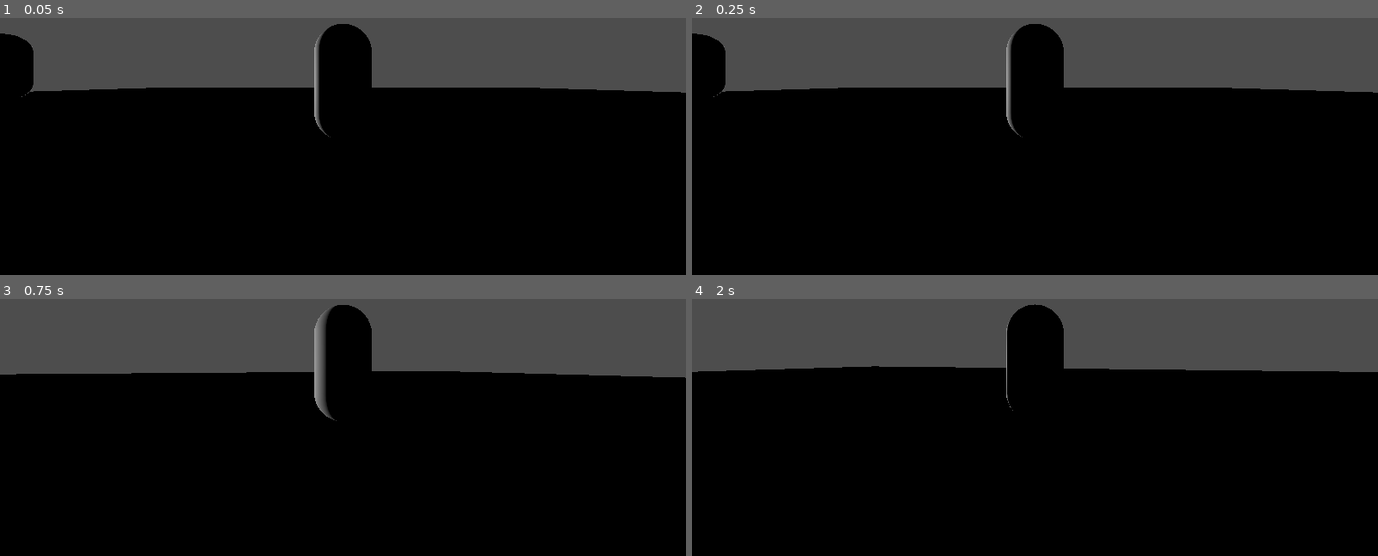
Above: before the commit, frames 1-4 (two rows, left to right).
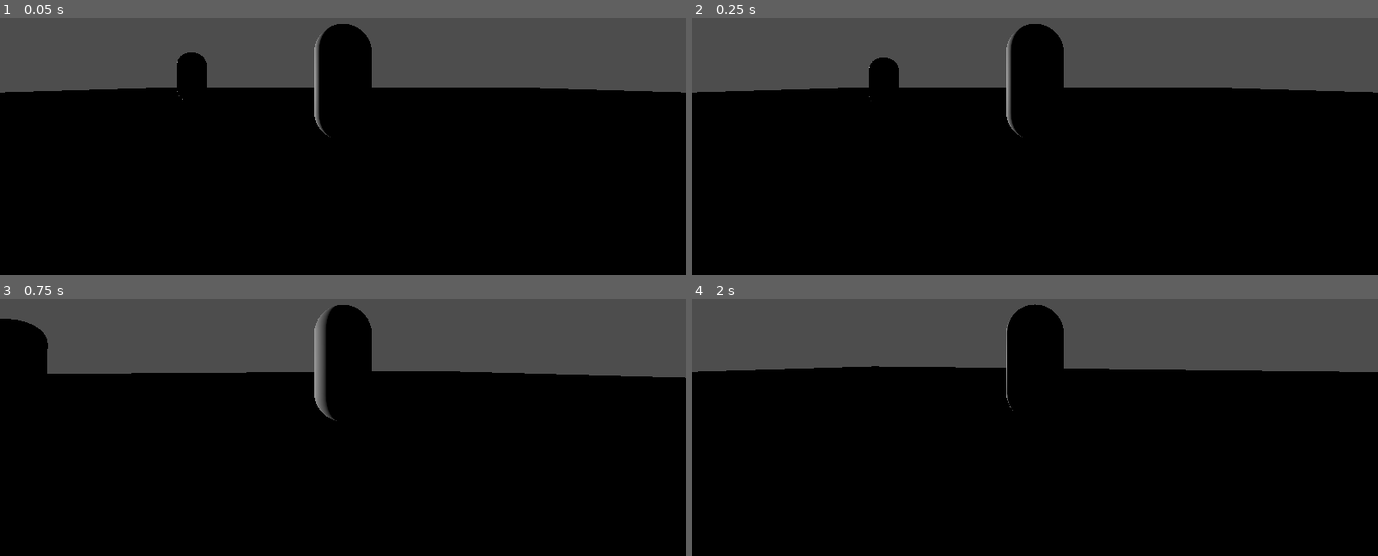
Above: after the commit, the same moments.

Repository: Emulai/bubble-gladiator
Game: Godot game, scene res://physics_test.tscn
Two runs of this game, one before a commit and one after it. Both use one fixed random seed, a clock stepped at 60 frames per second and the inputs below. This scene is started directly instead of the project's main scene.
Inputs (mouse positions are in pixels of both pictures, inside the frame that each line leads up to):
- Up to frame 1 (0.05 s): no input
- Up to frame 2 (0.25 s): no input
- Up to frame 3 (0.75 s): tap Enter at 0.5 s; move the mouse to (377, 360) at 0.52 s; hold W (move_forward) from 0.53 s (still down)
- Up to frame 4 (2 s): keep holding W (move_forward); move the mouse to (1000, 365) at 1.27 s

The runs differ from the first frame. In frame 1, 1.6% of the frame differs, in the area x 0-31%, y 6-32%; in frame 2, 1.5%; in frame 3, 1.4%; in frame 4, nothing differs.

Commit message:
Implemented initial launch physics

Diff:
--- a/bubblegladiator/bubblegladiator/physics_test.tscn
+++ b/bubblegladiator/bubblegladiator/physics_test.tscn
@@ -1,20 +1,18 @@
-[gd_scene load_steps=8 format=3 uid="uid://dmha124cw2rml"]
+[gd_scene load_steps=8 format=3 uid="uid://c84agbstklbd0"]
 
-[ext_resource type="PackedScene" uid="uid://bqwaxyfetwqoq" path="res://player_controller.tscn" id="1_2sp0f"]
+[ext_resource type="PackedScene" uid="uid://c2vbo4wtognle" path="res://player_controller.tscn" id="1_2sp0f"]
 [ext_resource type="Script" path="res://scripts/npc_controller.gd" id="2_2wby6"]
 
 [sub_resource type="StandardMaterial3D" id="StandardMaterial3D_5j43k"]
 albedo_color = Color(0.623529, 1, 0.486275, 1)
 
-[sub_resource type="CapsuleShape3D" id="CapsuleShape3D_2e2u3"]
+[sub_resource type="BoxShape3D" id="BoxShape3D_0jd3t"]
 
-[sub_resource type="StandardMaterial3D" id="StandardMaterial3D_mctei"]
-albedo_color = Color(0.403922, 0.388235, 0.447059, 1)
+[sub_resource type="BoxMesh" id="BoxMesh_sdhas"]
 
-[sub_resource type="CapsuleMesh" id="CapsuleMesh_bq7rd"]
-material = SubResource("StandardMaterial3D_mctei")
+[sub_resource type="CapsuleShape3D" id="CapsuleShape3D_hrdt5"]
 
-[sub_resource type="CapsuleShape3D" id="CapsuleShape3D_i8l37"]
+[sub_resource type="CapsuleMesh" id="CapsuleMesh_0w2dj"]
 
 [node name="Node3D" type="Node3D"]
 
@@ -30,22 +28,32 @@
 [node name="DirectionalLight3D" type="DirectionalLight3D" parent="."]
 transform = Transform3D(-0.758169, 0, -0.652059, 0, 1, 0, 0.652059, 0, -0.758169, -71.2988, 15.3787, -55.6778)
 
-[node name="NPC" type="Node3D" parent="."]
-transform = Transform3D(1, 0, 0, 0, 1, 0, 0, 0, 1, -10.2319, 1.62739, -2.98024)
+[node name="Box" type="RigidBody3D" parent="."]
+transform = Transform3D(1, 0, 0, 0, 1, 0, 0, 0, 1, -6.92311, 0.952462, 2.65067)
+collision_mask = 7
+axis_lock_angular_x = true
+axis_lock_angular_z = true
 
-[node name="CharacterBody3D" type="CharacterBody3D" parent="NPC"]
+[node name="CollisionShape3D" type="CollisionShape3D" parent="Box"]
+shape = SubResource("BoxShape3D_0jd3t")
+
+[node name="MeshInstance3D" type="MeshInstance3D" parent="Box"]
+mesh = SubResource("BoxMesh_sdhas")
+
+[node name="NPC" type="RigidBody3D" parent="."]
+transform = Transform3D(1, 0, 0, 0, 1, 0, 0, 0, 1, -6.08739, 1.37731, -5.28115)
+collision_mask = 7
+axis_lock_angular_x = true
+axis_lock_angular_z = true
+contact_monitor = true
+max_contacts_reported = 5
 script = ExtResource("2_2wby6")
 
-[node name="CollisionShape3D" type="CollisionShape3D" parent="NPC/CharacterBody3D"]
-shape = SubResource("CapsuleShape3D_2e2u3")
+[node name="CollisionShape3D" type="CollisionShape3D" parent="NPC"]
+shape = SubResource("CapsuleShape3D_hrdt5")
 
 [node name="MeshInstance3D" type="MeshInstance3D" parent="NPC"]
-mesh = SubResource("CapsuleMesh_bq7rd")
-skeleton = NodePath("../CharacterBody3D")
+mesh = SubResource("CapsuleMesh_0w2dj")
 
-[node name="RigidBody3D" type="RigidBody3D" parent="NPC"]
-collision_layer = 2
-collision_mask = 2
-
-[node name="CollisionShape3D" type="CollisionShape3D" parent="NPC/RigidBody3D"]
-shape = SubResource("CapsuleShape3D_i8l37")
+[connection signal="body_entered" from="NPC" to="NPC" method="_on_body_entered"]
+[connection signal="body_exited" from="NPC" to="NPC" method="_on_body_exited"]
--- a/bubblegladiator/bubblegladiator/player_controller.tscn
+++ b/bubblegladiator/bubblegladiator/player_controller.tscn
@@ -12,8 +12,8 @@
 [node name="PlayerBody3D" type="CharacterBody3D" parent="."]
 transform = Transform3D(1, 0, 0, 0, 1, 0, 0, 0, 1, 0, 1.15499, 0)
 top_level = true
-collision_layer = 3
-collision_mask = 3
+collision_layer = 4
+collision_mask = 6
 script = ExtResource("1_mqgtl")
 
 [node name="MeshInstance3D" type="MeshInstance3D" parent="PlayerBody3D"]
--- a/bubblegladiator/bubblegladiator/project.godot
+++ b/bubblegladiator/bubblegladiator/project.godot
@@ -70,3 +70,9 @@
 "events": [Object(InputEventJoypadMotion,"resource_local_to_scene":false,"resource_name":"","device":-1,"axis":2,"axis_value":-1.0,"script":null)
 ]
 }
+
+[layer_names]
+
+3d_physics/layer_1="interactable"
+3d_physics/layer_2="world"
+3d_physics/layer_3="player"
--- a/bubblegladiator/bubblegladiator/scripts/npc_controller.gd
+++ b/bubblegladiator/bubblegladiator/scripts/npc_controller.gd
@@ -1,18 +1,34 @@
-extends CharacterBody3D
-
-@onready var rigidBody: RigidBody3D = $"../RigidBody3D"
+extends RigidBody3D
 
 func _ready() -> void:
-	rigidBody.process_mode = Node.PROCESS_MODE_DISABLED
+	pass
 	#process_mode = PROCESS_MODE_DISABLED
 
-func _physics_process(delta: float) -> void:
-	move_and_slide()
-	for i in get_slide_collision_count():
-		var collision = get_slide_collision(i)
+#func _physics_process(delta: float) -> void:
+	#move_and_slide()
+	#for i in get_slide_collision_count():
+		#var collision = get_slide_collision(i)
+		#
+		#if collision.get_collider().name == "PlayerBody3D":
+			#print("collided with player")
+			#axis_lock_angular_x = false
+			#axis_lock_angular_z = false
 
-		if collision.get_collider().name == "PlayerBody3D":
-			print("collided with player")
-			rigidBody.process_mode = Node.PROCESS_MODE_ALWAYS
-			rigidBody.apply_force(Vector3(0, 100000, 0))
-			process_mode = PROCESS_MODE_DISABLED
+
+func _on_body_entered(body: Node):
+	if body.name == "PlayerBody3D":
+		axis_lock_angular_x = false
+		axis_lock_angular_z = false
+		print(body.transform)
+		var result = body.transform.origin - transform.origin
+		result.y = abs(result.y)
+		apply_force(result * 1000)
+
+	# TODO
+	# Add realistic mass to objects
+	# Tweak force to feel like a good throw (clamp a min y so there is always up force and clamp max y)
+	# We want the launch force to be dependent on whether player is charging or not
+
+
+func _on_body_exited(body: Node) -> void:
+	pass # Replace with function body.
Not shown: 1 places in bubblegladiator/bubblegladiator/player_controller.tscn that only renumber resources
